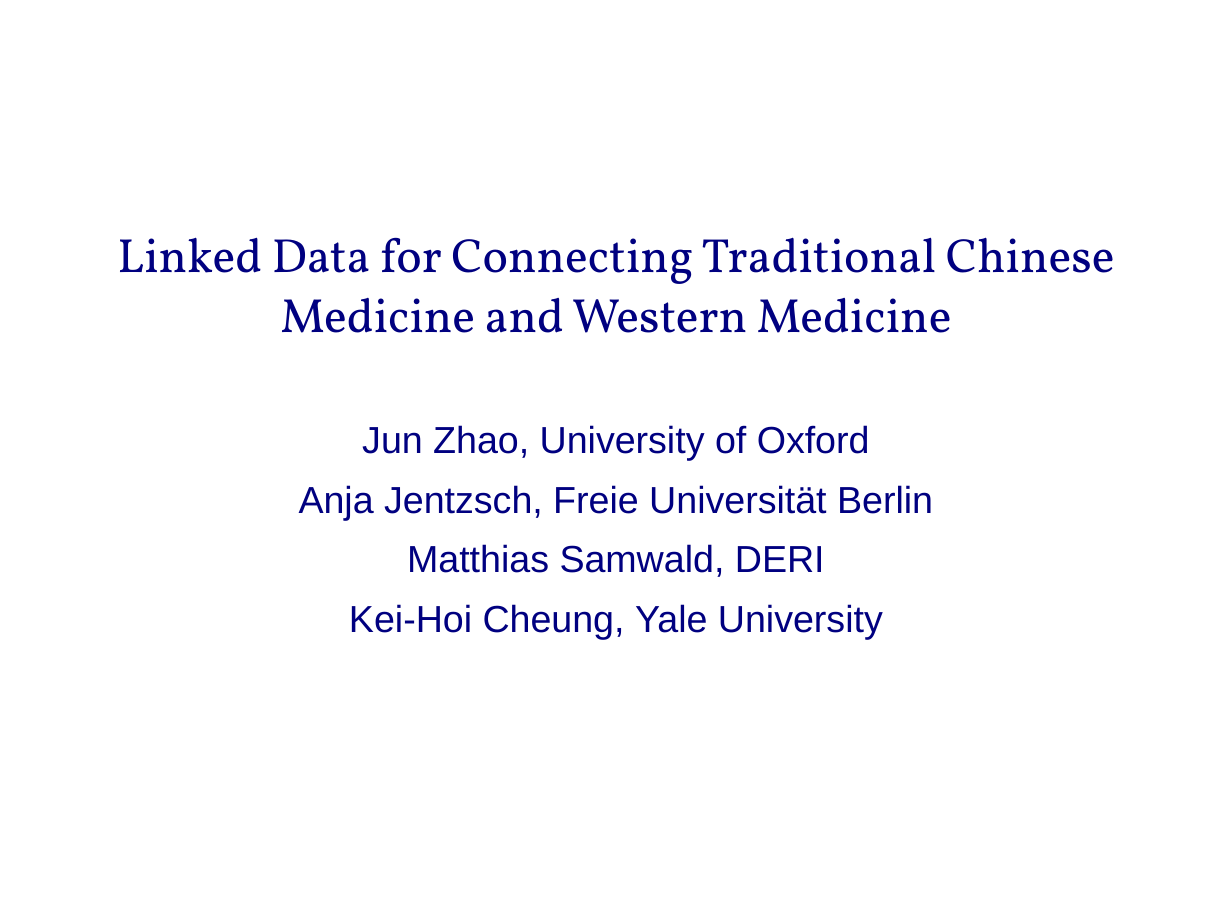
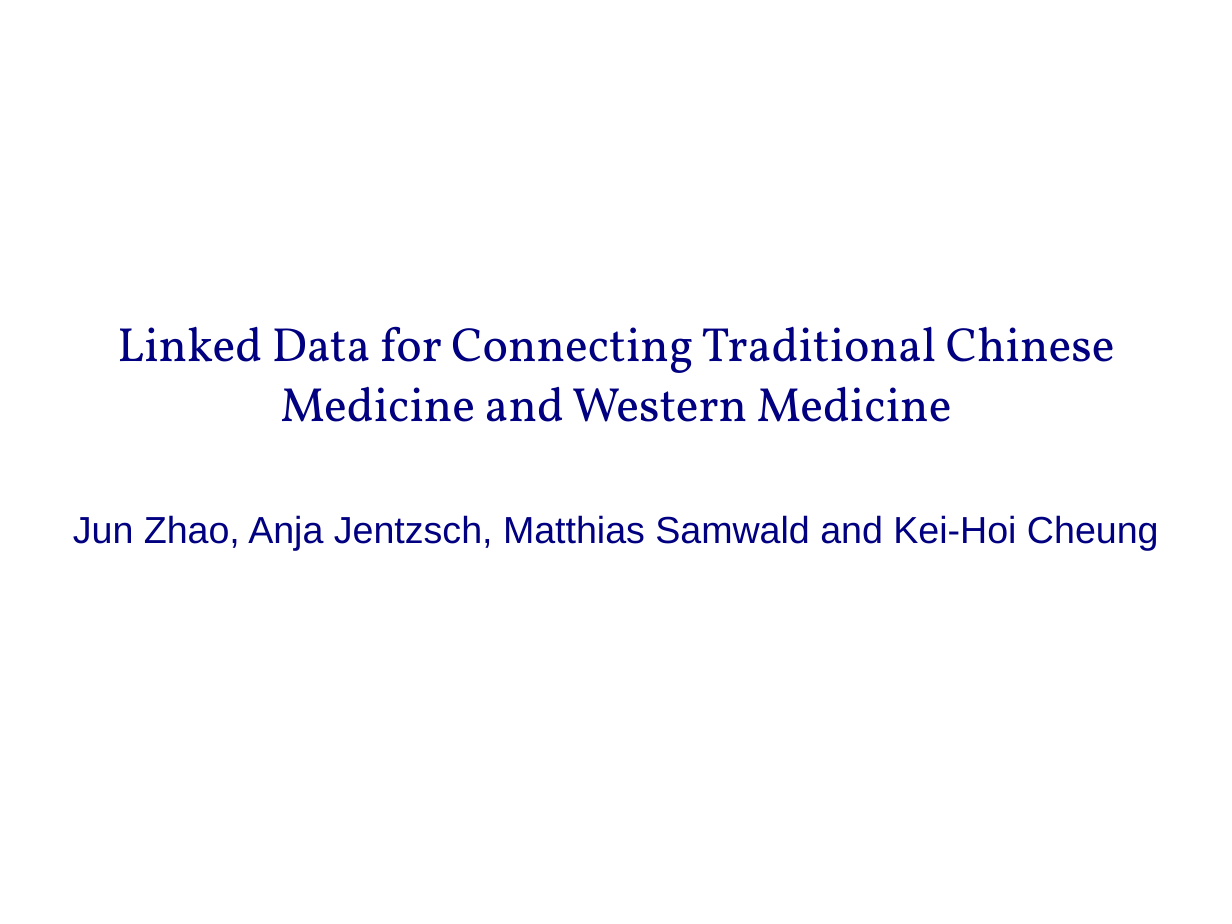
Before and after one commit to asanchez75/junsbriefcase, a slide deck: slide 1 of biordf2009_query_federation_case/dils09/demo.ppt. Drawn at 1232x924 pixels with LibreOffice and Linux fonts; fonts in the diff are those of the drawing. Boxes give left, top, right and bottom in pixels: in the first picture for what was removed or moved away, otherwise in the second. Text is boxed around its words. In the diff, an @@ line names an element or a change of style, - is before the commit and + after.

```diff
--- a/biordf2009_query_federation_case/dils09/demo.ppt
+++ b/biordf2009_query_federation_case/dils09/demo.ppt
@@ text at (73, 515, 1159, 550): text changed @@
-Jun Zhao, University of Oxford
-Anja Jentzsch, Freie Universität Berlin
-Matthias Samwald, DERI
-Kei-Hoi Cheung, Yale University
+Jun Zhao, Anja Jentzsch, Matthias Samwald and Kei-Hoi Cheung
```
Also in this commit, not shown: 3 other slides changed, 1 slide added, 1 slide removed.
